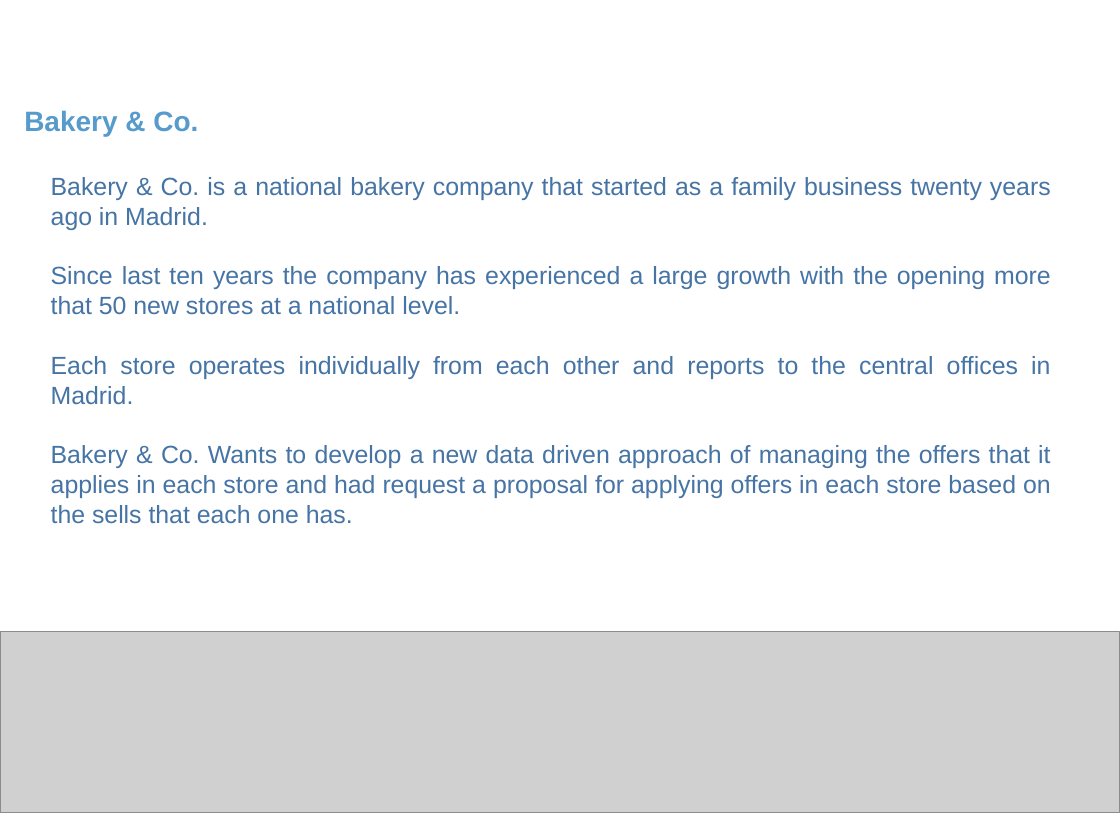
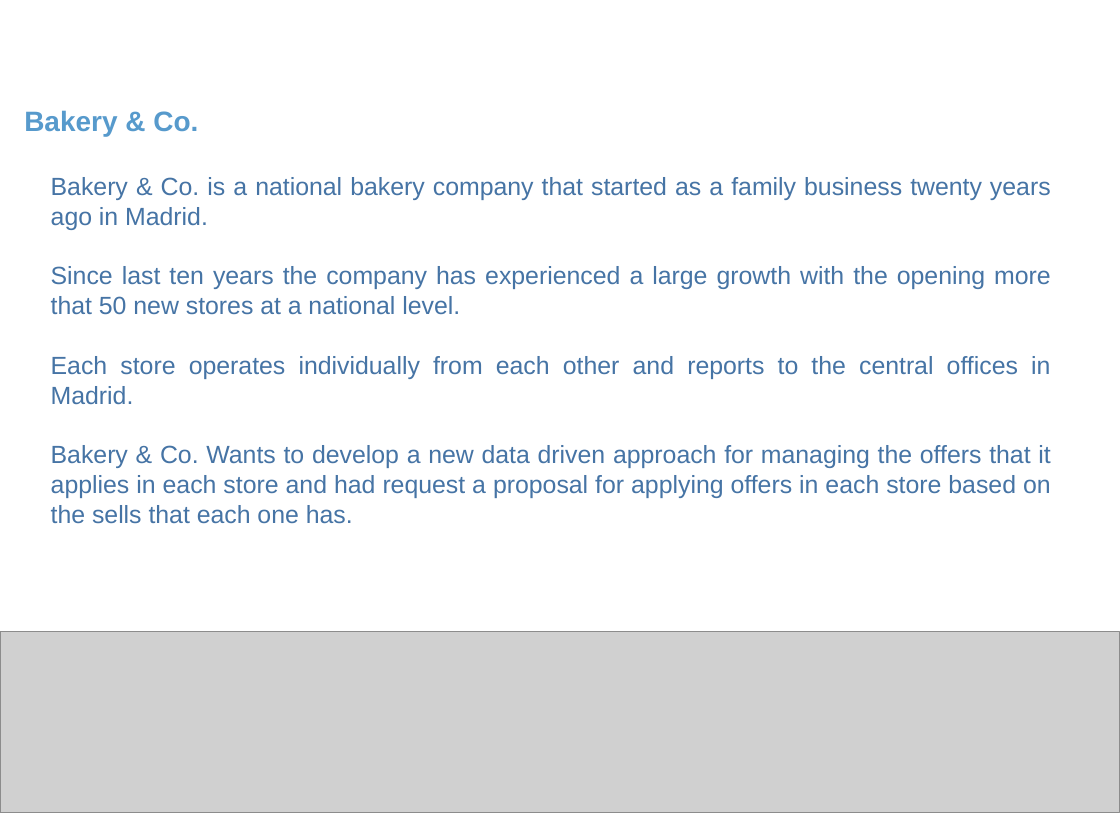
Before and after one commit to DanielMCM/Bakery-Co, a slide deck: slide 3 of 00 Deliverables/Proposal_v2.ppt. Drawn at 1120x840 pixels with LibreOffice and Linux fonts; fonts in the diff are those of the drawing; grey boxes stand for pictures; background and template pictures are left out. Boxes give left, top, right and bottom in pixels: in the first picture for what was removed or moved away, otherwise in the second. Text is boxed around its words. In the diff, an @@ line names an element or a change of style, - is before the commit and + after.

```diff
--- a/00 Deliverables/Proposal_v2.ppt
+++ b/00 Deliverables/Proposal_v2.ppt
@@ text at [51, 445, 1051, 524]: text changed @@
-Bakery & Co. Wants to develop a new data driven approach of managing the offers that it applies in each store and had request a proposal for applying offers in each store based on the sells that each one has.
+Bakery & Co. Wants to develop a new data driven approach for managing the offers that it applies in each store and had request a proposal for applying offers in each store based on the sells that each one has.
```
Also in this commit, not shown: 7 other slides changed, 1 slide removed, 1 other file.
